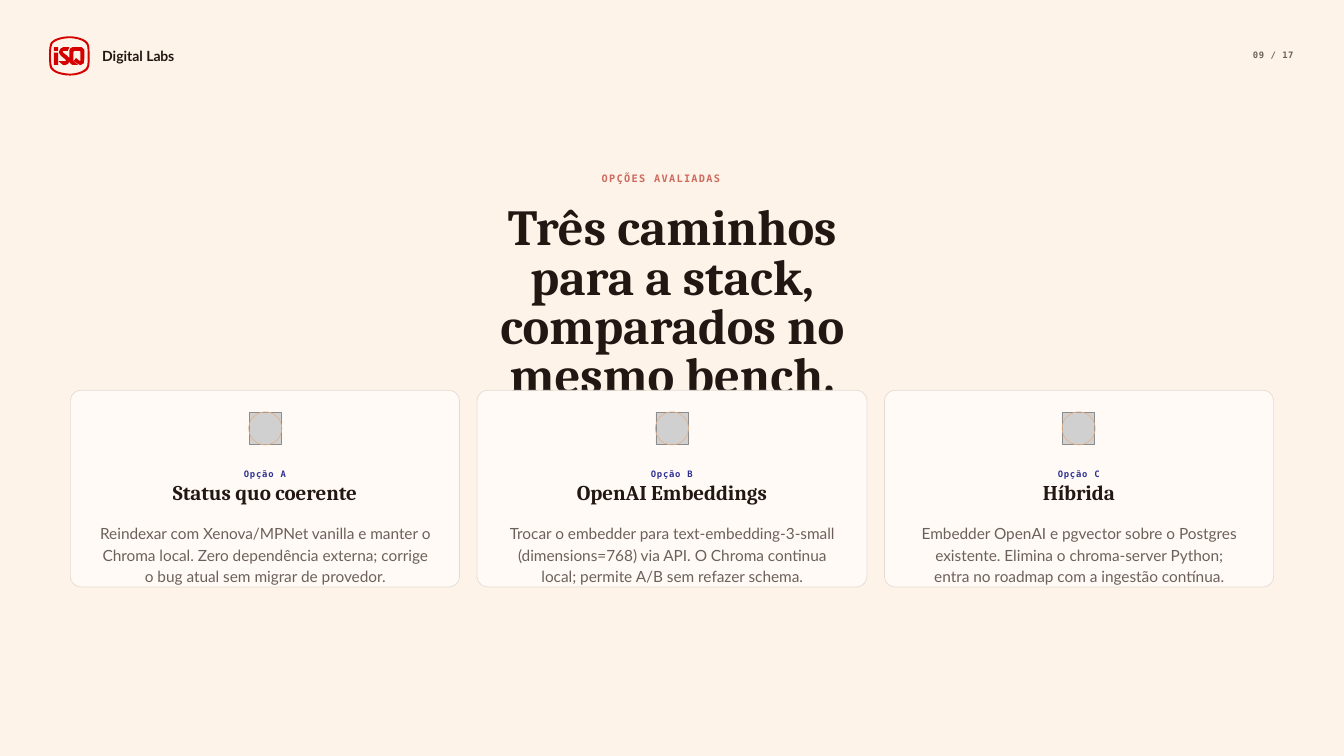
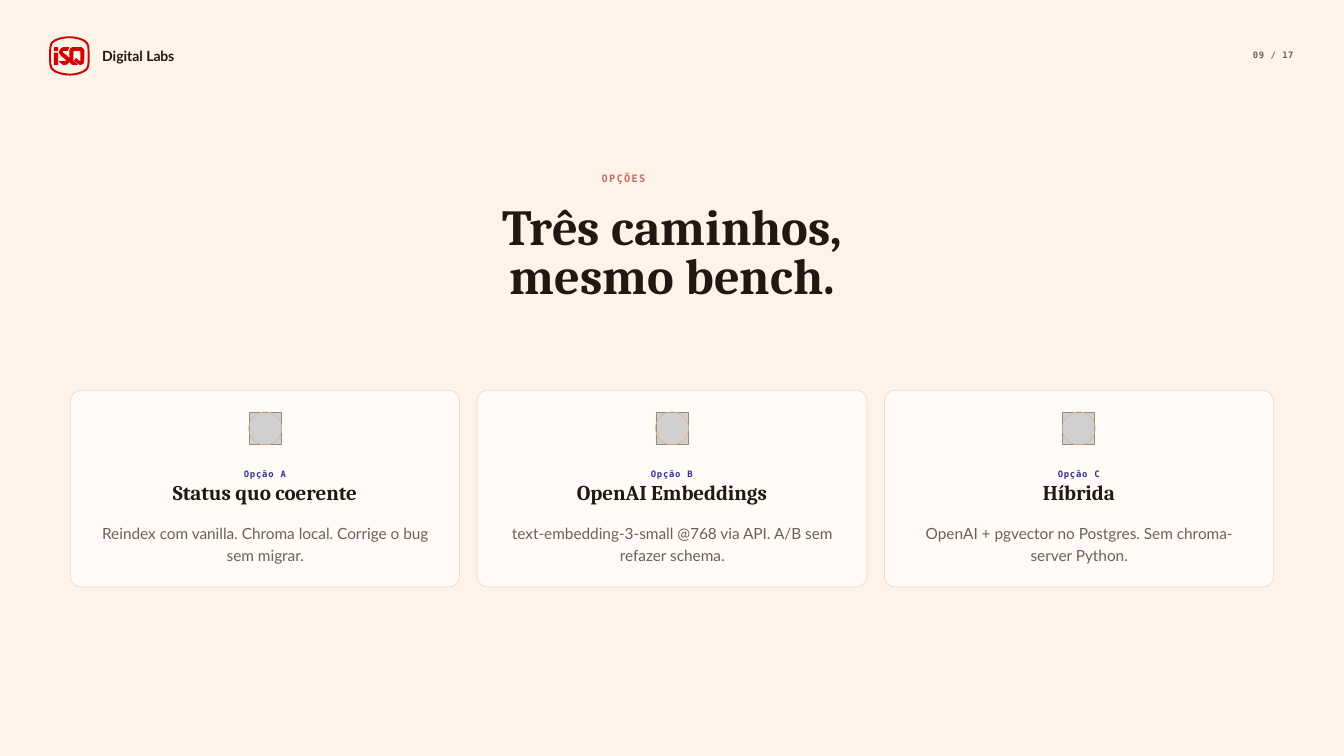
Before and after one commit to dropeko/rag-personal, a slide deck: slide 9 of references/Apresentacao_RAG_2026-06-01.pptx. Drawn at 1344x756 pixels with LibreOffice and Linux fonts; fonts in the diff are those of the drawing; grey boxes stand for pictures. Boxes give left, top, right and bottom in pixels: in the first picture for what was removed or moved away, otherwise in the second. Text is boxed around its words. In the diff, an @@ line names an element or a change of style, - is before the commit and + after.

```diff
--- a/references/Apresentacao_RAG_2026-06-01.pptx
+++ b/references/Apresentacao_RAG_2026-06-01.pptx
@@ text at <box>602,174,646,184</box>: text changed @@
-OPÇÕES AVALIADAS
+OPÇÕES
@@ text at <box>502,209,842,295</box>: text changed @@
-Três caminhos para a stack,
-comparados no mesmo bench.
+Três caminhos,
+mesmo bench.
@@ text at <box>102,527,428,564</box>: text changed @@
-Reindexar com Xenova/MPNet vanilla e manter o Chroma local. Zero dependência externa; corrige o bug atual sem migrar de provedor.
+Reindex com vanilla. Chroma local. Corrige o bug sem migrar.
@@ text at <box>512,527,832,561</box>: text changed @@
-Trocar o embedder para text-embedding-3-small (dimensions=768) via API. O Chroma continua local; permite A/B sem refazer schema.
+text-embedding-3-small @768 via API. A/B sem refazer schema.
@@ text at <box>926,527,1233,564</box>: text changed @@
-Embedder OpenAI e pgvector sobre o Postgres existente. Elimina o chroma-server Python; entra no roadmap com a ingestão contínua.
+OpenAI + pgvector no Postgres. Sem chroma-server Python.
```
Also in this commit, not shown: 16 other slides changed, 1 other file.
